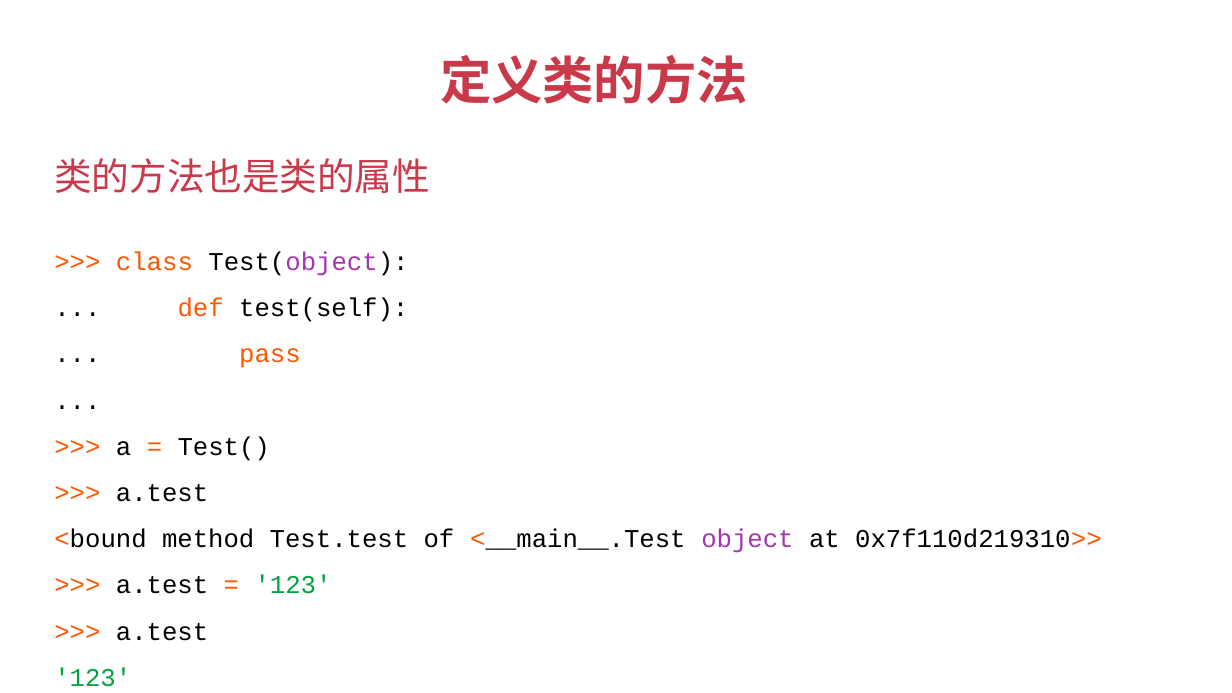
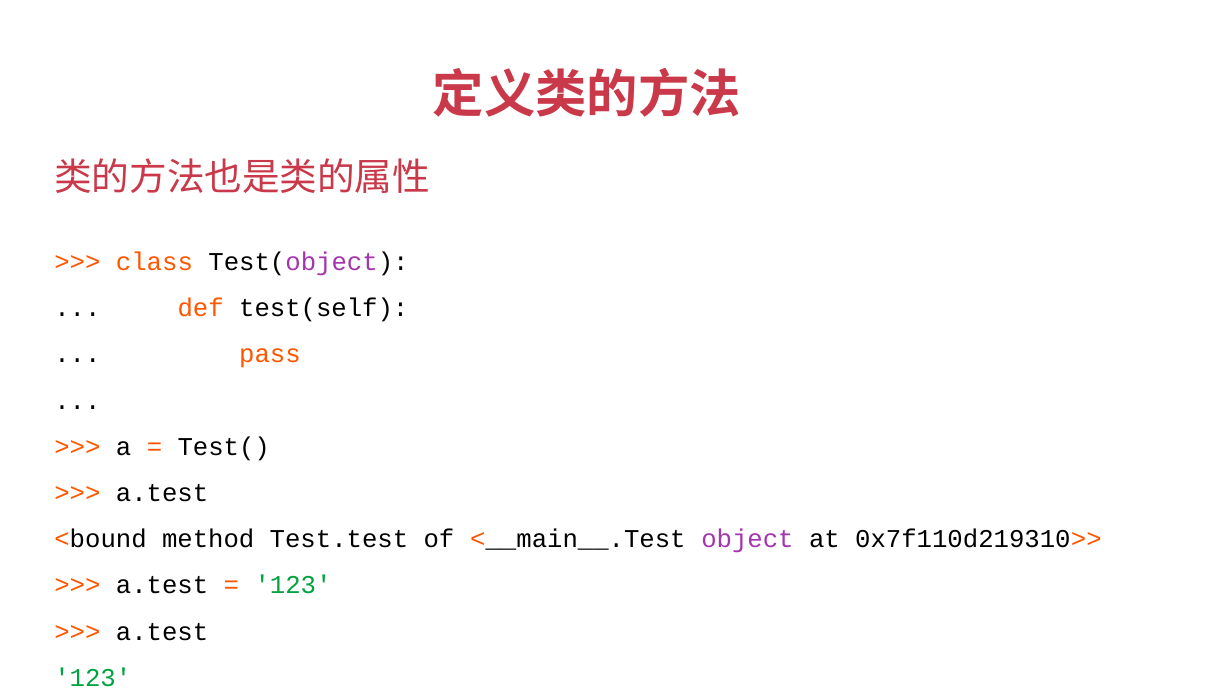
Before and after one commit to albert-feng/Python_OOP, a slide deck: slide 3 of ppt/3.3-定义类的方法.pptx. Drawn at 1232x693 pixels with LibreOffice and Linux fonts; fonts in the diff are those of the drawing. Boxes give left, top, right and bottom in pixels: in the first picture for what was removed or moved away, otherwise in the second. Text is boxed around its words. In the diff, an @@ line names an element or a change of style, - is before the commit and + after.

```diff
--- a/ppt/3.3-定义类的方法.pptx
+++ b/ppt/3.3-定义类的方法.pptx
@@ text "定义类的方法": place and size @@
-text "定义类的方法" at [440,55,748,104]
+text "定义类的方法" at [433,68,741,117]
```
Also in this commit, not shown: 5 other slides changed, 5 other files.
